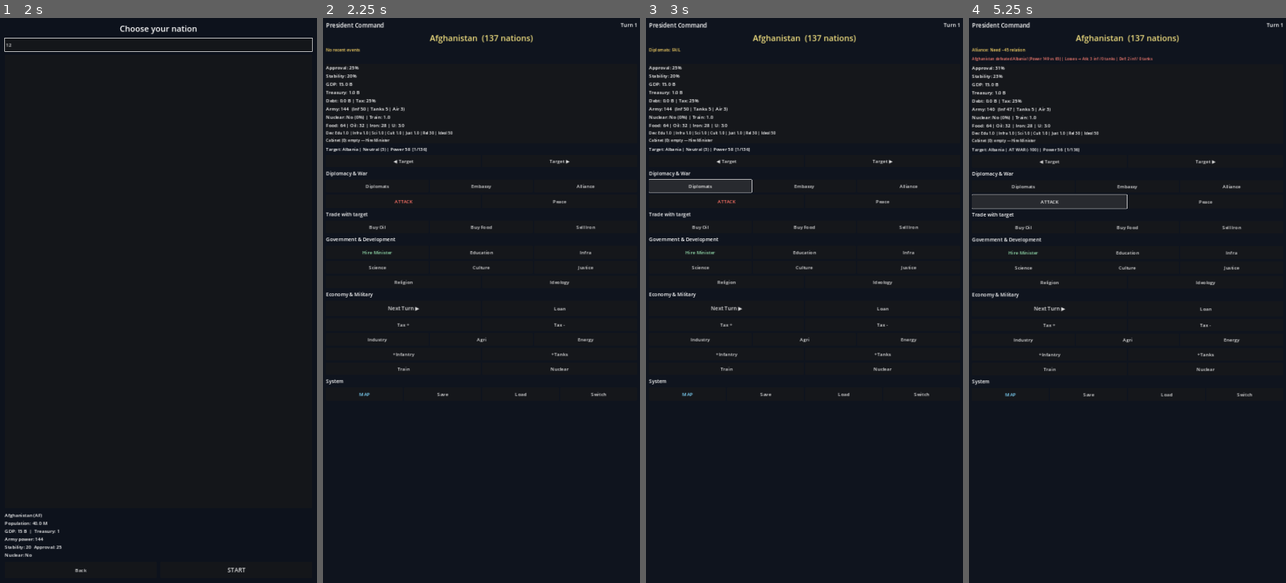
Above: before the commit, frames 1-4 (left to right).
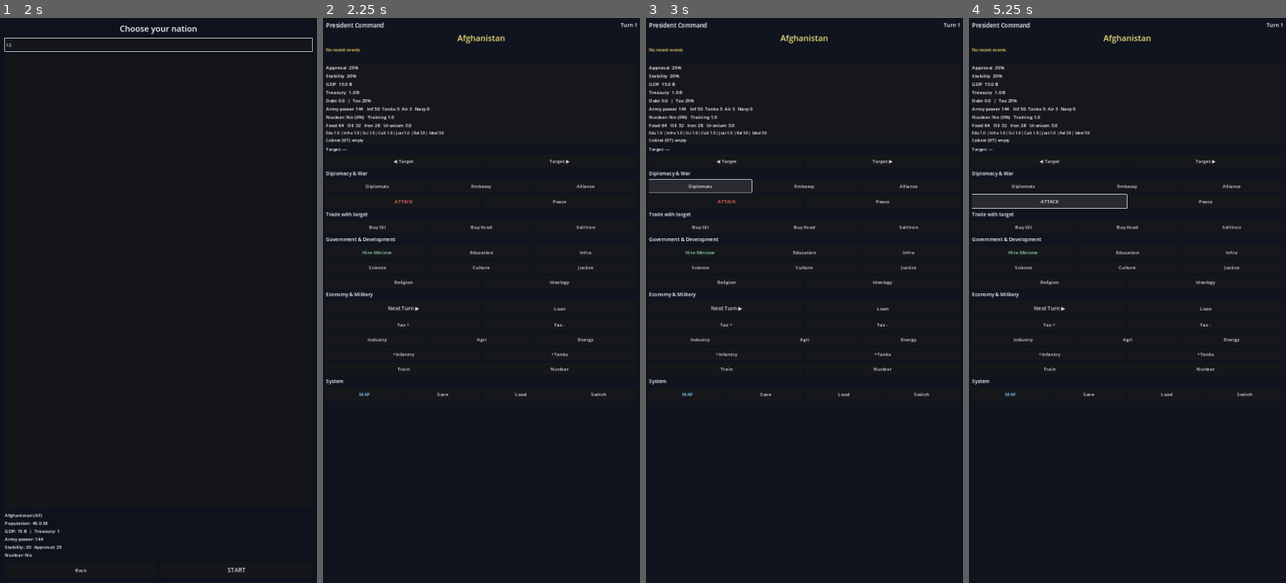
Above: after the commit, the same moments.

Repository: proyecto1095si1-boop/modern-president-simulator
Game: Godot game, scene res://scenes/ui/MainMenu.tscn
Same seed, same stepped clock (60 frames per second), same inputs: the game is played once before the commit and once after it.
Inputs (mouse positions are in pixels of both pictures, inside the frame that each line leads up to):
- Up to frame 1 (2 s): click "NEW GAME" at 0.5 s; click (158, 46) at 1.27 s; type "12" at 1.35 s
- Up to frame 2 (2.25 s): click "START" at 2 s
- Up to frame 3 (3 s): click "Diplomats" at 2.75 s
- Up to frame 4 (5.25 s): click "Embassy" at 3.5 s; click "Alliance" at 4.25 s; click "ATTACK" at 5 s

Frame 1 is identical in both runs. In frame 2, 0.9% of the frame differs, in the area x 1-67%, y 2-24%; in frame 3, 1.0%; in frame 4, 2.3%, in the area x 0-90%, y 2-67%.
Error after the commit: Invalid access to property or key 'pressed' on a base object of type 'null instance'. (res://scripts/ui/MainUI.gd:96)

Commit message:
MainUI v0.8: tabbed panels, action feedback, cabinet list

Diff:
--- a/scripts/ui/MainUI.gd
+++ b/scripts/ui/MainUI.gd
@@ -19,6 +19,19 @@
 @onready var event_label: Label = %EventLabel
 @onready var target_label: Label = %TargetLabel
 @onready var battle_label: Label = %BattleLabel
+@onready var feedback_label: Label = %FeedbackLabel
+
+@onready var tab_overview: Button = %TabOverview
+@onready var tab_economy: Button = %TabEconomy
+@onready var tab_military: Button = %TabMilitary
+@onready var tab_diplo: Button = %TabDiplo
+@onready var tab_gov: Button = %TabGov
+
+@onready var panel_overview: Control = %PanelOverview
+@onready var panel_economy: Control = %PanelEconomy
+@onready var panel_military: Control = %PanelMilitary
+@onready var panel_diplo: Control = %PanelDiplo
+@onready var panel_gov: Control = %PanelGov
 
 @onready var next_turn_btn: Button = %NextTurnButton
 @onready var tax_up_btn: Button = %TaxUpButton
@@ -31,7 +44,6 @@
 @onready var train_btn: Button = %TrainButton
 @onready var nuclear_btn: Button = %NuclearButton
 @onready var loan_btn: Button = %LoanButton
-
 @onready var target_prev_btn: Button = %TargetPrevButton
 @onready var target_next_btn: Button = %TargetNextButton
 @onready var diplomats_btn: Button = %DiplomatsButton
@@ -43,7 +55,6 @@
 @onready var load_btn: Button = %LoadButton
 @onready var cycle_country_btn: Button = %CycleCountryButton
 @onready var map_btn: Button = %MapButton
-
 @onready var hire_btn: Button = %HireMinisterButton
 @onready var dev_edu_btn: Button = %DevEduButton
 @onready var dev_infra_btn: Button = %DevInfraButton
@@ -55,12 +66,38 @@
 @onready var buy_oil_btn: Button = %BuyOilButton
 @onready var buy_food_btn: Button = %BuyFoodButton
 @onready var sell_iron_btn: Button = %SellIronButton
+@onready var candidates_label: Label = %CandidatesLabel
 
 var _target_index: int = 0
 var _playable_index: int = 0
 var _map_instance: Control = null
+var _current_tab: String = "overview"
 
 func _ready() -> void:
+	_connect_all()
+	game_manager.player_stats_updated.connect(_update_ui)
+	game_manager.turn_started.connect(func(t): turn_label.text = "Turn %d" % t)
+	game_manager.event_occurred.connect(_on_event)
+	game_manager.battle_report.connect(_on_battle)
+	game_manager.victory_achieved.connect(_on_victory)
+	if ProjectSettings.get_setting("game/load_on_start", false):
+		ProjectSettings.set_setting("game/load_on_start", false)
+		game_manager.load_game()
+	var ids = game_manager.get_playable_ids()
+	if game_manager.player_country:
+		var i = ids.find(game_manager.player_country.id)
+		if i >= 0:
+			_playable_index = i
+	_show_tab("overview")
+	_update_ui()
+	_flash("Command center online. Lead your nation.")
+
+func _connect_all() -> void:
+	tab_overview.pressed.connect(func(): _show_tab("overview"))
+	tab_economy.pressed.connect(func(): _show_tab("economy"))
+	tab_military.pressed.connect(func(): _show_tab("military"))
+	tab_diplo.pressed.connect(func(): _show_tab("diplo"))
+	tab_gov.pressed.connect(func(): _show_tab("gov"))
 	next_turn_btn.pressed.connect(_on_next_turn)
 	tax_up_btn.pressed.connect(func(): _change_tax(0.05))
 	tax_down_btn.pressed.connect(func(): _change_tax(-0.05))
@@ -95,45 +132,63 @@
 	buy_food_btn.pressed.connect(_on_buy_food)
 	sell_iron_btn.pressed.connect(_on_sell_iron)
 
-	game_manager.player_stats_updated.connect(_update_ui)
-	game_manager.turn_started.connect(func(t): turn_label.text = "Turn %d" % t)
-	game_manager.event_occurred.connect(_on_event)
-	game_manager.battle_report.connect(_on_battle)
-	game_manager.victory_achieved.connect(_on_victory)
-
-	if ProjectSettings.get_setting("game/load_on_start", false):
-		ProjectSettings.set_setting("game/load_on_start", false)
-		game_manager.load_game()
-
-	var ids = game_manager.get_playable_ids()
-	if game_manager.player_country:
-		var i = ids.find(game_manager.player_country.id)
-		if i >= 0:
-			_playable_index = i
-	_update_ui()
-	print("[UI] Ready — %d nations" % ids.size())
+func _show_tab(name: String) -> void:
+	_current_tab = name
+	panel_overview.visible = name == "overview"
+	panel_economy.visible = name == "economy"
+	panel_military.visible = name == "military"
+	panel_diplo.visible = name == "diplo"
+	panel_gov.visible = name == "gov"
+	_highlight_tabs()
+
+func _highlight_tabs() -> void:
+	var tabs = {
+		"overview": tab_overview, "economy": tab_economy, "military": tab_military,
+		"diplo": tab_diplo, "gov": tab_gov
+	}
+	for k in tabs:
+		var b: Button = tabs[k]
+		if k == _current_tab:
+			b.modulate = Color(1.0, 0.92, 0.55)
+		else:
+			b.modulate = Color(0.75, 0.8, 0.9)
+
+func _flash(msg: String, ok: bool = true) -> void:
+	feedback_label.text = msg
+	feedback_label.modulate = Color(0.5, 1.0, 0.65) if ok else Color(1.0, 0.45, 0.4)
+	var tw = create_tween()
+	tw.tween_property(feedback_label, "modulate", Color.WHITE, 0.8)
 
 func _update_ui() -> void:
 	var c = game_manager.player_country
 	if not c:
 		return
-	country_name.text = "%s  (%d nations)" % [c.name, game_manager.countries.size()]
-	approval_label.text = "Approval: %.0f%%" % c.approval
-	stability_label.text = "Stability: %.0f%%" % c.stability
-	gdp_label.text = "GDP: %.1f B" % c.economy.gdp
-	treasury_label.text = "Treasury: %.1f B" % c.economy.treasury
-	debt_label.text = "Debt: %.1f B | Tax: %.0f%%" % [c.economy.debt, c.economy.tax_rate * 100]
-	army_label.text = "Army: %.0f  (Inf %d | Tanks %d | Air %d)" % [
-		c.military.total_power, c.military.infantry, c.military.tanks, c.military.aircraft]
-	nuclear_label.text = "Nuclear: %s (%.0f%%) | Train: %.1f" % [
-		"YES" if c.military.has_nuclear_weapons else "No", c.military.nuclear_progress, c.military.training_level]
-	resources_label.text = "Food: %.0f | Oil: %.0f | Iron: %.0f | U: %.1f" % [
+	country_name.text = c.name
+	turn_label.text = "Turn %d" % game_manager.current_turn
+	approval_label.text = "Approval  %.0f%%" % c.approval
+	stability_label.text = "Stability  %.0f%%" % c.stability
+	gdp_label.text = "GDP  %.1f B" % c.economy.gdp
+	treasury_label.text = "Treasury  %.1f B" % c.economy.treasury
+	debt_label.text = "Debt %.1f  |  Tax %.0f%%" % [c.economy.debt, c.economy.tax_rate * 100]
+	army_label.text = "Army power %.0f   Inf %d  Tanks %d  Air %d  Navy %d" % [
+		c.military.total_power, c.military.infantry, c.military.tanks, c.military.aircraft, c.military.navy]
+	nuclear_label.text = "Nuclear: %s (%.0f%%)   Training %.1f" % [
+		"ARMED" if c.military.has_nuclear_weapons else "No", c.military.nuclear_progress, c.military.training_level]
+	resources_label.text = "Food %.0f   Oil %.0f   Iron %.0f   Uranium %.1f" % [
 		c.economy.food, c.economy.oil, c.economy.iron, c.economy.uranium]
-	dev_label.text = "Dev: %s" % c.development.summary_line()
+	dev_label.text = c.development.summary_line()
 	var cab_parts: Array[String] = []
 	for m in c.cabinet.list_hired():
-		cab_parts.append("%s(%.1f)" % [m.role_name().substr(0, 3), m.skill])
-	cabinet_label.text = "Cabinet (%d): %s" % [c.cabinet.ministers.size(), ", ".join(cab_parts) if cab_parts.size() else "empty — Hire Minister"]
+		cab_parts.append("%s %.1f" % [m.role_name(), m.skill])
+	cabinet_label.text = "Cabinet (%d/7): %s" % [c.cabinet.ministers.size(), ", ".join(cab_parts) if cab_parts.size() else "empty"]
+	# Candidates preview
+	var lines: Array[String] = []
+	for cand in game_manager.minister_candidates:
+		if cand is Minister and not c.cabinet.has_role(cand.role):
+			lines.append("%s — %s  skill %.1f  $%.1f" % [cand.display_name, cand.role_name(), cand.skill, cand.salary])
+		if lines.size() >= 5:
+			break
+	candidates_label.text = "Available:\n" + ("\n".join(lines) if lines.size() else "All roles filled or none left")
 	_update_target_label()
 
 func _update_target_label() -> void:
@@ -142,16 +197,18 @@
 		target_label.text = "Target: —"
 		return
 	var status = game_manager.player_country.diplomacy.get_status_text(t.id)
-	var total = game_manager.get_other_countries().size()
-	target_label.text = "Target: %s | %s | Power %.0f  [%d/%d]" % [
-		t.name, status, t.military.total_power, _target_index + 1, maxi(total, 1)]
+	var total = maxi(game_manager.get_other_countries().size(), 1)
+	target_label.text = "%s  |  %s  |  Power %.0f  [%d/%d]" % [
+		t.name, status, t.military.total_power, _target_index + 1, total]
 
 func _on_next_turn() -> void:
 	game_manager.next_turn()
+	_flash("Turn advanced. AI and events resolved.")
 
 func _change_tax(delta: float) -> void:
 	var eco = game_manager.player_country.economy
 	eco.set_tax_rate(eco.tax_rate + delta)
+	_flash("Tax rate → %.0f%%" % (eco.tax_rate * 100))
 	_update_ui()
 
 func _invest(type: String) -> void:
@@ -161,7 +218,7 @@
 		"industry": ok = eco.invest_industry(12.0)
 		"agri": ok = eco.invest_agriculture(10.0)
 		"energy": ok = eco.invest_energy(11.0)
-	event_label.text = "Invest %s: %s" % [type, "OK" if ok else "FAIL (treasury?)"]
+	_flash("Invest %s: %s" % [type, "OK" if ok else "Need treasury"], ok)
 	_update_ui()
 
 func _recruit(type: String) -> void:
@@ -170,46 +227,49 @@
 	match type:
 		"inf": ok = c.military.recruit_infantry(10, c.economy)
 		"tank": ok = c.military.recruit_tanks(2, c.economy)
-	event_label.text = "Recruit %s: %s" % [type, "OK" if ok else "FAIL"]
+	_flash("Recruit %s: %s" % [type, "OK" if ok else "FAIL"], ok)
 	_update_ui()
 
 func _on_train() -> void:
 	var c = game_manager.player_country
-	event_label.text = "Train: %s" % ("OK" if c.military.train_army(1.0, c.economy) else "FAIL")
+	var ok = c.military.train_army(1.0, c.economy)
+	_flash("Train army: %s" % ("OK" if ok else "FAIL"), ok)
 	_update_ui()
 
 func _on_nuclear() -> void:
 	var c = game_manager.player_country
-	event_label.text = "Nuclear: %s" % ("OK" if c.military.invest_nuclear(15.0, c.economy) else "FAIL")
+	var ok = c.military.invest_nuclear(15.0, c.economy)
+	_flash("Nuclear program: %s" % ("OK" if ok else "FAIL"), ok)
 	_update_ui()
 
 func _on_loan() -> void:
-	var eco = game_manager.player_country.economy
-	event_label.text = "Loan: %s" % ("OK" if eco.take_loan(25.0) else "FAIL")
+	var ok = game_manager.player_country.economy.take_loan(25.0)
+	_flash("Loan: %s" % ("+25 B" if ok else "Denied"), ok)
 	_update_ui()
 
 func _on_hire() -> void:
-	event_label.text = game_manager.hire_first_available_minister()
+	var msg = game_manager.hire_first_available_minister()
+	_flash(msg, not msg.begins_with("Need") and not msg.begins_with("Cabinet"))
 	_update_ui()
 
 func _dev(sector: String) -> void:
 	var ok = game_manager.invest_development(sector)
-	event_label.text = "Develop %s: %s" % [sector, "OK" if ok else "FAIL"]
+	_flash("Develop %s: %s" % [sector, "OK" if ok else "Need treasury"], ok)
 	_update_ui()
 
 func _on_buy_oil() -> void:
 	var msg = Trade.buy_oil(game_manager.player_country, game_manager.get_target())
-	event_label.text = msg
+	_flash(msg, msg.begins_with("Bought"))
 	_update_ui()
 
 func _on_buy_food() -> void:
 	var msg = Trade.buy_food(game_manager.player_country, game_manager.get_target())
-	event_label.text = msg
+	_flash(msg, msg.begins_with("Bought"))
 	_update_ui()
 
 func _on_sell_iron() -> void:
 	var msg = Trade.sell_iron(game_manager.player_country, game_manager.get_target())
-	event_label.text = msg
+	_flash(msg, msg.begins_with("Sold"))
 	_update_ui()
 
 func _cycle_target(dir: int) -> void:
@@ -223,30 +283,38 @@
 	_update_target_label()
 
 func _on_diplomats() -> void:
-	event_label.text = "Diplomats: %s" % ("OK" if game_manager.diplomats_to_target() else "FAIL")
+	var ok = game_manager.diplomats_to_target()
+	_flash("Diplomats: %s" % ("sent" if ok else "FAIL"), ok)
 	_update_ui()
 
 func _on_alliance() -> void:
-	event_label.text = "Alliance: %s" % ("OK" if game_manager.alliance_with_target() else "Need ~45 relation")
+	var ok = game_manager.alliance_with_target()
+	_flash("Alliance: %s" % ("formed" if ok else "need ~45 relation"), ok)
 	_update_ui()
 
 func _on_embassy() -> void:
-	event_label.text = "Embassy: %s" % ("OK" if game_manager.embassy_to_target() else "FAIL")
+	var ok = game_manager.embassy_to_target()
+	_flash("Embassy: %s" % ("opened" if ok else "FAIL"), ok)
 	_update_ui()
 
 func _on_attack() -> void:
-	battle_label.text = game_manager.attack_target()
+	var report = game_manager.attack_target()
+	battle_label.text = report
+	_flash("Battle resolved", true)
 	_update_ui()
 
 func _on_peace() -> void:
-	event_label.text = "Peace: %s" % ("OK" if game_manager.peace_with_target() else "FAIL")
+	var ok = game_manager.peace_with_target()
+	_flash("Peace: %s" % ("accepted" if ok else "not at war"), ok)
 	_update_ui()
 
 func _on_save() -> void:
-	event_label.text = "Save: %s" % ("OK" if game_manager.save_game() else "FAIL")
+	var ok = game_manager.save_game()
+	_flash("Game saved" if ok else "Save failed", ok)
 
 func _on_load() -> void:
-	event_label.text = "Load: %s" % ("OK" if game_manager.load_game() else "FAIL")
+	var ok = game_manager.load_game()
+	_flash("Game loaded" if ok else "No save", ok)
 	_update_ui()
 
 func _on_cycle_country() -> void:
@@ -259,6 +327,7 @@
 	if not others.is_empty():
 		_target_index = 0
 		game_manager.set_target(others[0].id)
+	_flash("Now playing as %s" % game_manager.player_country.name)
 	_update_ui()
 
 func _on_open_map() -> void:
@@ -283,10 +352,12 @@
 	)
 
 func _on_event(title: String, description: String) -> void:
-	event_label.text = "EVENT: %s — %s" % [title, description]
+	event_label.text = "%s — %s" % [title, description]
+	_flash("EVENT: %s" % title)
 
 func _on_battle(report: String) -> void:
 	battle_label.text = report
 
 func _on_victory(type: String, message: String) -> void:
 	event_label.text = "VICTORY (%s): %s" % [type.to_upper(), message]
+	_flash("VICTORY — %s" % type.to_upper())
